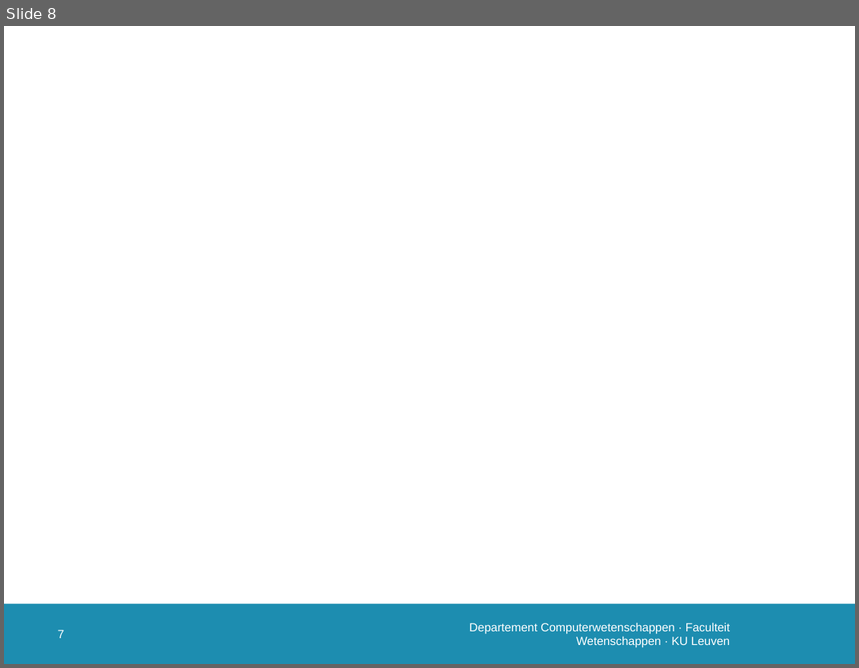
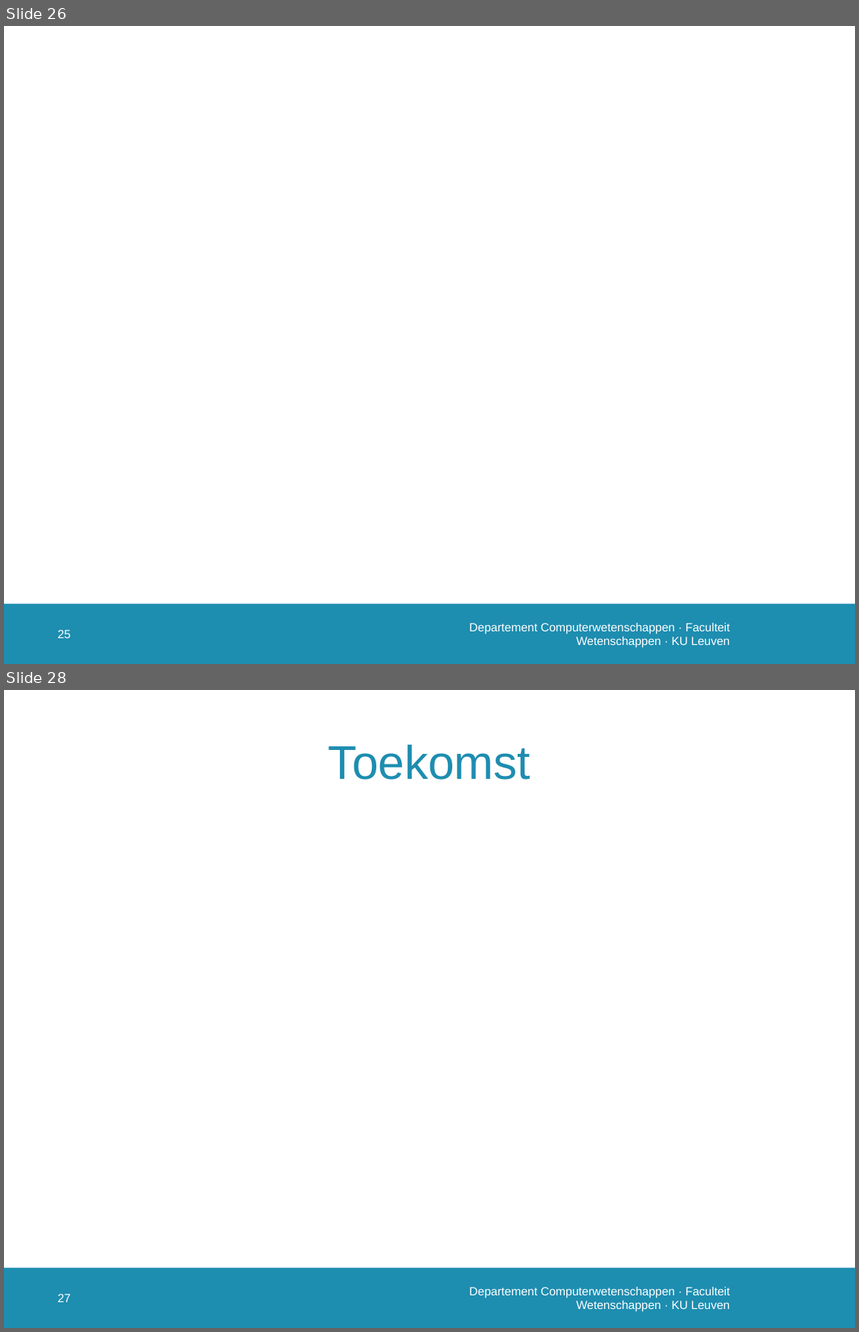
Before and after one commit to susverwimp/T208-Probabilistic-Programming-A-Case-Study, a slide deck: thesis/presentations/2 second/second.pptx. Shown one above the other, each under a label of ours: slide 8 before the commit, slides 26 and 28 after it; the slides between them are not shown. The pictures are 859x668 and 859x1332 pixels, drawn with LibreOffice and Linux fonts; fonts in the diff are those of the drawing; background and template pictures are left out. Boxes give left, top, right and bottom in pixels: in the first picture for what was removed or moved away, otherwise in the second. Text is boxed around its words. In the diff, an @@ line names an element or a change of style, - is before the commit and + after.

```diff
--- a/thesis/presentations/2 second/second.pptx
+++ b/thesis/presentations/2 second/second.pptx
@@ slide 28 added at (4, 690, 855, 1328), background #FFFFFF; not listed: 1 template element that a slide beside it also shows @@
@@ title added at (329, 745, 531, 780), 40 pt, text #1D8DB0 @@
+Toekomst
@@ page number added at (58, 1294, 71, 1303), 10 pt, text #FFFFFF @@
+27
@@ text added at (469, 1287, 731, 1312), 10 pt, text #FFFFFF @@
+Departement Computerwetenschappen · Faculteit Wetenschappen · KU Leuven
@@ what was slide 8 is now slide 26 @@
@@ page number at (58, 630, 71, 639): text changed @@
-7
+25
```
Also in this commit, not shown: 6 slides changed, 19 other slides added, 17 other files.
